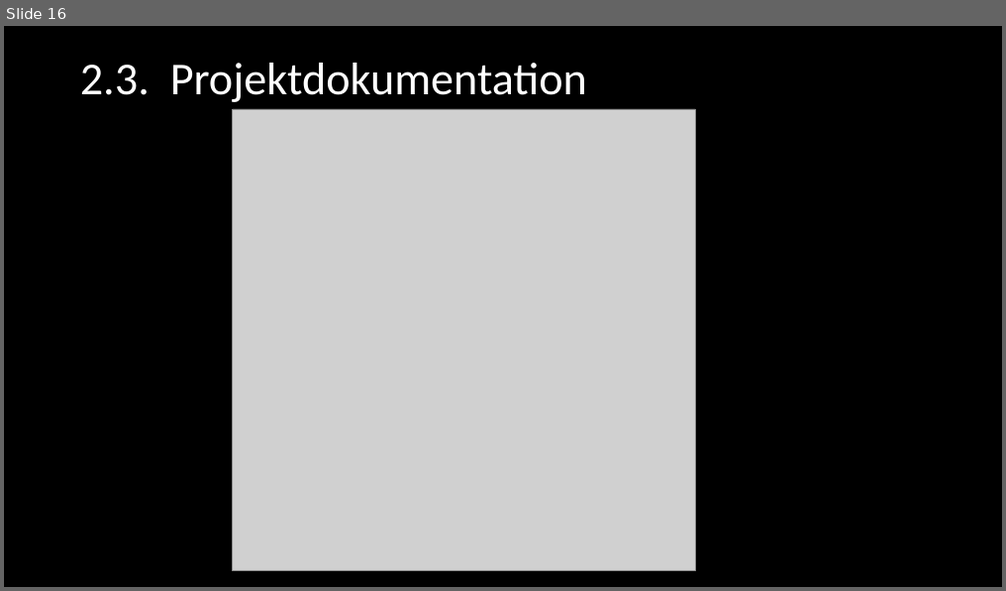
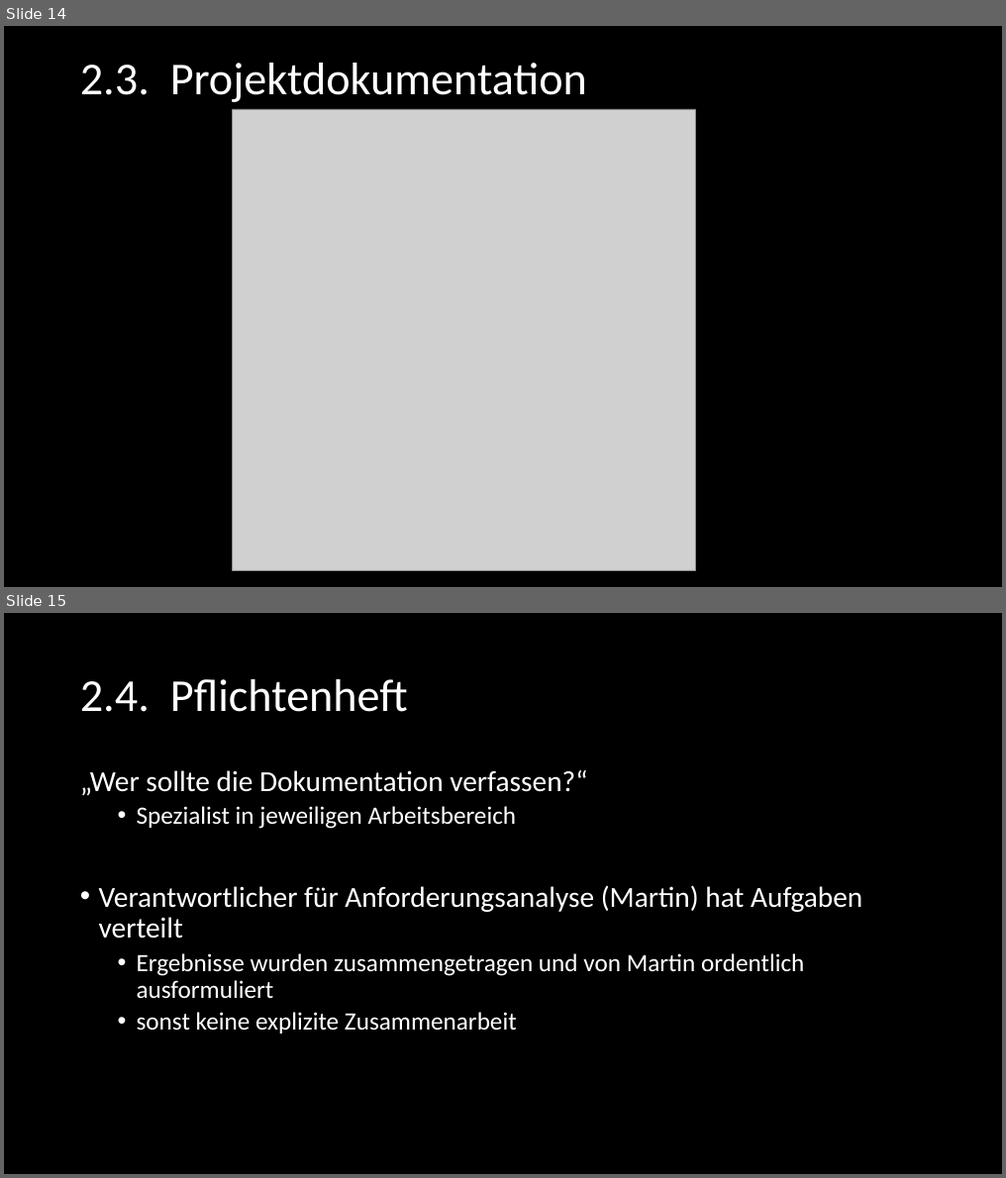
Before and after one commit to SE-Beleggruppe/Beleg_Planung, a slide deck: Präsentation/Felix - Dokumentation/SE_Dokumentation.pptx. Shown one above the other, each under a label of ours: slide 16 before the commit, slides 14 and 15 after it. The pictures are 1006x591 and 1006x1178 pixels, drawn with LibreOffice and Linux fonts; fonts in the diff are those of the drawing; grey boxes stand for pictures. Boxes give left, top, right and bottom in pixels: in the first picture for what was removed or moved away, otherwise in the second. Text is boxed around its words. In the diff, an @@ line names an element or a change of style, - is before the commit and + after.

Commit message:
Präsentation Dokumentation

```diff
--- a/Präsentation/Felix - Dokumentation/SE_Dokumentation.pptx
+++ b/Präsentation/Felix - Dokumentation/SE_Dokumentation.pptx
@@ slide 15 added at bbox=[4, 613, 1002, 1174], background #000000 @@
@@ title added at bbox=[80, 679, 408, 712], 44 pt, text #FFFFFF @@
+2.4. Pflichtenheft
@@ text added at bbox=[80, 770, 862, 1034], 24 pt, text #FFFFFF @@
+„Wer sollte die Dokumentation verfassen?“
+  • Spezialist in jeweiligen Arbeitsbereich
+• Verantwortlicher für Anforderungsanalyse (Martin) hat Aufgaben verteilt
+  • Ergebnisse wurden zusammengetragen und von Martin ordentlich ausformuliert
+  • sonst keine explizite Zusammenarbeit
@@ what was slide 16 is now slide 14 @@
```
Also in this commit, not shown: 17 slides changed, 1 other slide added, 4 slides removed, 3 other files.
